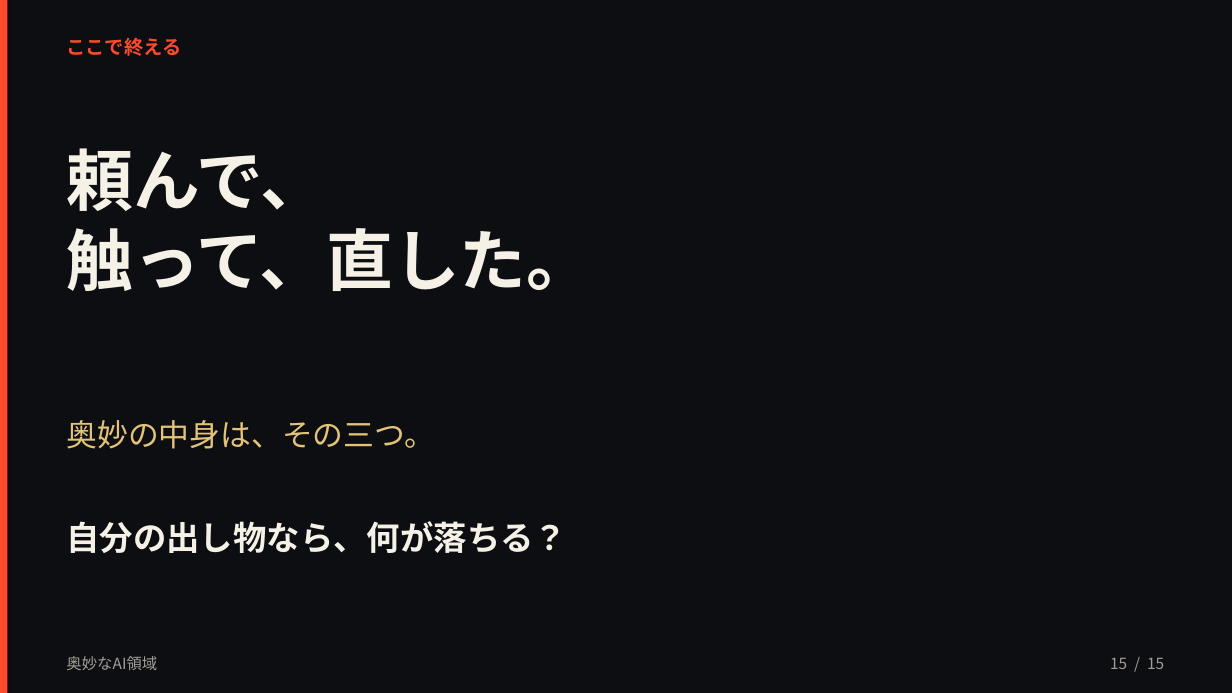
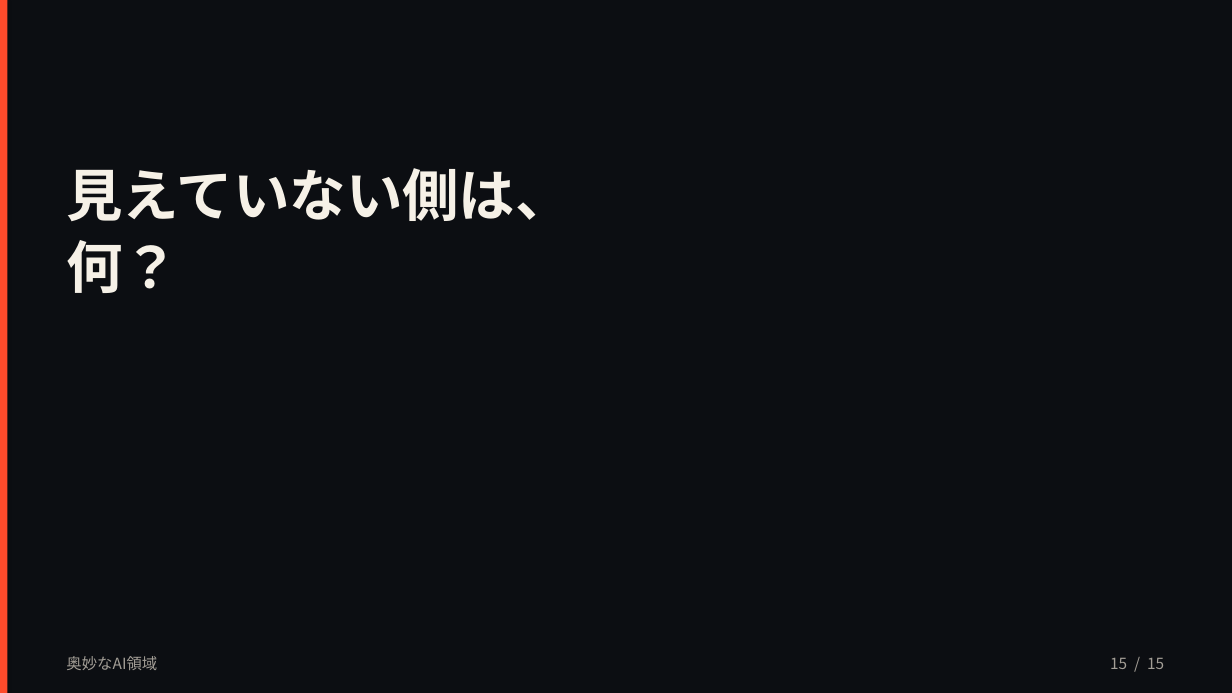
Before and after one commit to kouyozhang-design/vodcoach-ai, a slide deck: slide 15 of presentation/奥妙なAI領域_文化祭.pptx. Drawn at 1232x693 pixels with LibreOffice and Linux fonts; fonts in the diff are those of the drawing. Boxes give left, top, right and bottom in pixels: in the first picture for what was removed or moved away, otherwise in the second. Text is boxed around its words. In the diff, an @@ line names an element or a change of style, - is before the commit and + after.

```diff
--- a/presentation/奥妙なAI領域_文化祭.pptx
+++ b/presentation/奥妙なAI領域_文化祭.pptx
@@ text removed at bbox=[66, 37, 181, 56] @@
-ここで終える
@@ text removed at bbox=[66, 148, 593, 291] @@
-頼んで、
-触って、直した。
@@ text added at bbox=[66, 168, 571, 293], 44 pt, text #F6F1E7, bold @@
+見えていない側は、
+何？
@@ text removed at bbox=[66, 420, 434, 449] @@
-奥妙の中身は、その三つ。
@@ text removed at bbox=[66, 521, 567, 553] @@
-自分の出し物なら、何が落ちる？
```
Also in this commit, not shown: 10 other slides changed, 4 slides added, 4 slides removed, 2 other files.
